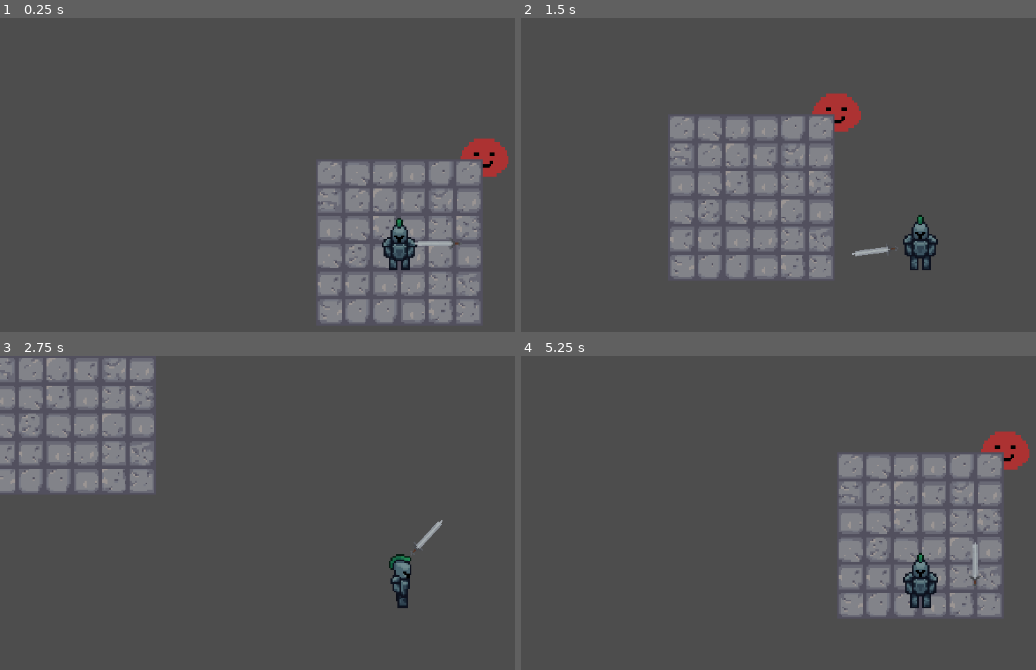
Above: before the commit, frames 1-4 (two rows, left to right).
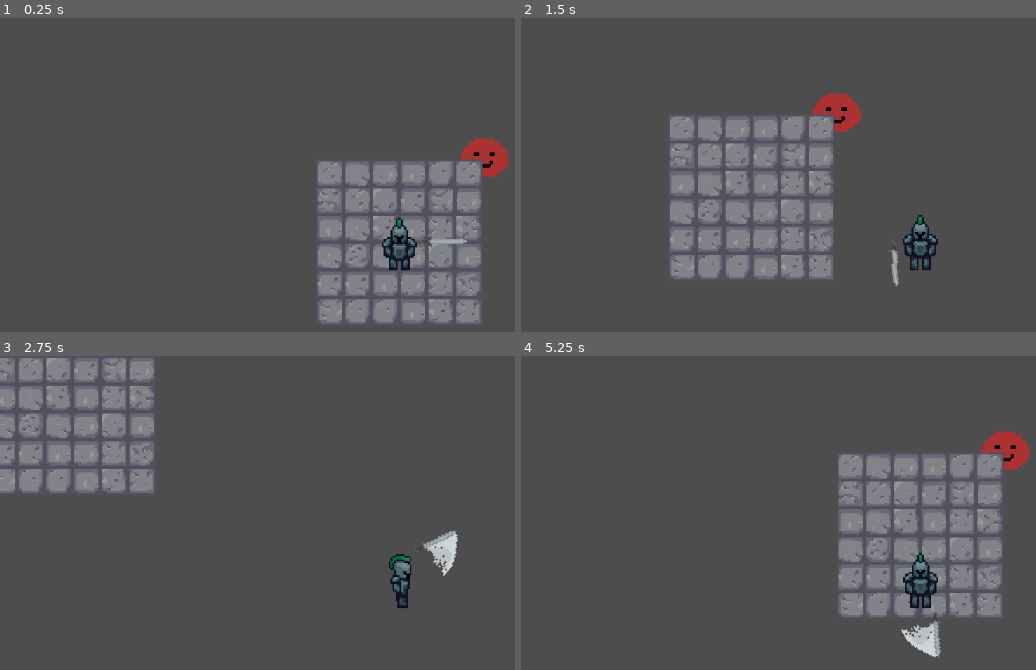
Above: after the commit, the same moments.

Repository: DyslexicWolf/HackNSlashing
Game: Godot game, scene res://Scenes/game.tscn
Two runs of this game, one before a commit and one after it. Both use one fixed random seed, a clock stepped at 60 frames per second and the inputs below.
Inputs (mouse positions are in pixels of both pictures, inside the frame that each line leads up to):
- Up to frame 1 (0.25 s): no input
- Up to frame 2 (1.5 s): move the mouse to (outside the picture) at 0.52 s; press the mouse at (outside the picture) at 0.53 s; hold D (move_right) 0.53-1.28 s; move the mouse to (763, 266) at 1.27 s; release the mouse at (763, 266) at 1.28 s; hold S (move_down) from 1.28 s (still down); click (763, 266) at 1.35 s
- Up to frame 3 (2.75 s): move the mouse to (478, 481) at 2.02 s; release S (move_down) at 2.03 s; press the mouse at (478, 481) at 2.03 s; hold D (move_right) from 2.03 s (still down)
- Up to frame 4 (5.25 s): move the mouse to (outside the picture) at 2.77 s; release D (move_right) at 2.78 s; release the mouse at (outside the picture) at 2.78 s; hold W (move_up) 2.78-3.53 s; click (outside the picture) at 2.85 s; move the mouse to (outside the picture) at 3.52 s; press the mouse at (outside the picture) at 3.53 s; hold A (move_left) 3.53-5.03 s; move the mouse to (680, 513) at 4.27 s; release the mouse at (680, 513) at 4.28 s; click (680, 513) at 4.35 s; move the mouse to (958, 578) at 5.02 s; press the mouse at (958, 578) at 5.03 s; hold S (move_down) from 5.03 s (still down)

The runs differ from the first frame. In frame 1, 0.2% of the frame differs, in the area x 80-91%, y 69-74%; in frame 2, 0.2%; in frame 3, 0.6%; in frame 4, 0.7%, in the area x 73-90%, y 59-96%.

Commit message:
Fixed sword attack hitbox

Diff:
--- a/hacknslashing/Scripts/hurtbox.gd
+++ b/hacknslashing/Scripts/hurtbox.gd
@@ -10,7 +10,8 @@
 	connect("area_entered", _on_area_entered)
 
 func _on_area_entered(hitbox: HitBox) -> void:
+	print("on area entered")
 	if hitbox != null:
-		print("in on area entered")
+		print("got hit")
 		health.health -= hitbox.damage
 		received_damage.emit(hitbox.damage)
--- a/hacknslashing/Scripts/player.gd
+++ b/hacknslashing/Scripts/player.gd
@@ -38,7 +38,6 @@
 func _on_health_changed(diff: int) -> void:
 	print("player took damage")
 
-
 func _on_health_depleted() -> void:
 	print("player died")
 	queue_free()
--- a/hacknslashing/Scripts/sword.gd
+++ b/hacknslashing/Scripts/sword.gd
@@ -2,13 +2,13 @@
 
 @onready var sword_animated_sprite = $AnimatedSprite2D
 @onready var attack_cooldown_timer: Timer = null
-@onready var sword_Collission = $HitBox/CollisionPolygon2D
+@onready var sword_collisionpolygon = $HitBox/CollisionPolygon2D
 
 # Width of the oval
 var sword_distance_x: int = 24
 # Height of the oval
 var sword_distance_y: int = 30
-var attack_cooldown: float = 1.5
+var attack_cooldown: float = 0.5
 var is_attacking: bool = false : set = set_is_attacking, get = get_is_attacking
 var can_attack: bool = true : set = set_can_attack, get = get_can_attack
 
@@ -32,21 +32,21 @@
 	attack_cooldown_timer.timeout.connect(set_can_attack.bind(true))
 	sword_animated_sprite.animation_finished.connect(on_animation_finished)
 
-func _process(delta):
+func _physics_process(delta: float) -> void:
 	#look into the other "action pressed" methods if this doesnt feel right
 	get_animation_specifics()
 	if Input.is_action_pressed("attack", false) && can_attack:
 		is_attacking = true
 		can_attack = false
 		attack_cooldown_timer.start()
-		sword_Collission.disabled = false
+		sword_collisionpolygon.disabled = false
 		sword_animated_sprite.play("attack")
-		sword_Collission.disabled = true
 	elif !is_attacking:
 		sword_animated_sprite.play("idle")
 
 func on_animation_finished() -> void:
 	if sword_animated_sprite.animation == "attack":
+		sword_collisionpolygon.disabled = true
 		is_attacking = false
 
 func get_animation_specifics():
@@ -56,7 +56,7 @@
 	var angle = direction.angle()
 
 	#make the sword look at the mouse position
-	sword_animated_sprite.look_at(get_global_mouse_position())
-	sword_animated_sprite.rotate(PI/2)
+	self.look_at(get_global_mouse_position())
+	self.rotate(PI/2)
 	# Calculate the new position of the sword based on the angle
-	sword_animated_sprite.position = Vector2(cos(angle) * sword_distance_x, sin(angle) * sword_distance_y)
+	self.position = Vector2(cos(angle) * sword_distance_x, sin(angle) * sword_distance_y)
